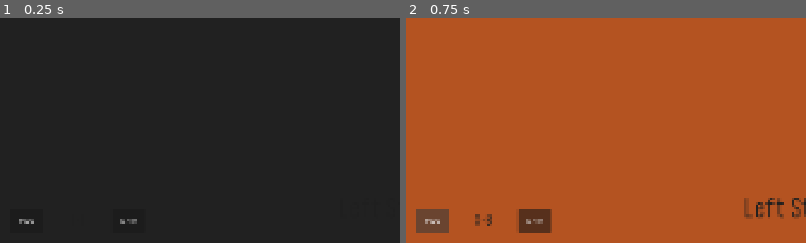
Above: before the commit, frames 1-2 (left to right).
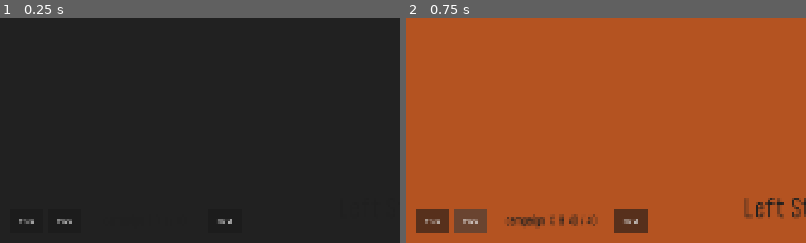
Above: after the commit, the same moments.

Repository: Ggross98/Godot-ChainReaction
Game: Godot game, scene res://scenes/game.tscn
Two runs of this game, one before a commit and one after it. Both use one fixed random seed, a clock stepped at 60 frames per second and the inputs below.
Inputs:
- Up to frame 1 (0.25 s): no input
- Up to frame 2 (0.75 s): click "Prev" at 0.5 s
The pictures show only the part of the screen within x 0-50%, y 50-100%; the shares and areas given below are measured in that part.

The runs differ from the first frame. In frame 1, 0.2% of the frame differs, in the area x 5-58%, y 89-92%; in frame 2, 3.0%, in the area x 4-61%, y 84-96%.

Commit message:
接入地图

Diff:
--- a/chain-reaction/data/maps/custom.json
+++ b/chain-reaction/data/maps/custom.json
@@ -88,9 +88,20 @@
 					"type": "movable",
 					"x": 2,
 					"y": 0
+				},
+				{
+					"orbits": [
+						[
+							"NE",
+							"SE"
+						]
+					],
+					"type": "movable",
+					"x": 2,
+					"y": 3
 				}
 			],
-			"height": 3,
+			"height": 4,
 			"id": "relay-race",
 			"name": "Relay Race",
 			"steps": 2,
--- a/chain-reaction/project.godot
+++ b/chain-reaction/project.godot
@@ -11,9 +11,9 @@
 [application]
 
 config/name="ChainReaction"
+run/main_scene="uid://ddmtdjkp4osy3"
 config/features=PackedStringArray("4.7", "GL Compatibility")
 config/icon="res://icon.svg"
-run/main_scene="res://scenes/game.tscn"
 
 [display]
 
--- a/chain-reaction/scenes/game.tscn
+++ b/chain-reaction/scenes/game.tscn
@@ -104,10 +104,15 @@
 anchor_bottom = 1.0
 offset_left = 24.0
 offset_top = -80.0
-offset_right = 420.0
+offset_right = 720.0
 offset_bottom = -24.0
 grow_vertical = 0
 theme_override_constants/separation = 12
+
+[node name="Pack" type="Button" parent="CanvasLayer/HUD/DebugBar"]
+custom_minimum_size = Vector2(80, 48)
+layout_mode = 2
+text = "Pack"
 
 [node name="Prev" type="Button" parent="CanvasLayer/HUD/DebugBar"]
 custom_minimum_size = Vector2(80, 48)
@@ -115,7 +120,7 @@
 text = "Prev"
 
 [node name="MapId" type="Label" parent="CanvasLayer/HUD/DebugBar"]
-custom_minimum_size = Vector2(140, 0)
+custom_minimum_size = Vector2(280, 0)
 layout_mode = 2
 horizontal_alignment = 1
 vertical_alignment = 1
--- /dev/null
+++ b/chain-reaction/scripts/app/game_launch.gd
@@ -0,0 +1,8 @@
+class_name GameLaunch
+extends RefCounted
+
+const CAMPAIGN := "res://data/maps/campaign.json"
+const CUSTOM := "res://data/maps/custom.json"
+
+static var pack_path: String = CAMPAIGN
+static var map_id: String = "1-1"
--- a/chain-reaction/scripts/app/game_session.gd
+++ b/chain-reaction/scripts/app/game_session.gd
@@ -46,6 +46,16 @@
 	if current_map == null:
 		return ""
 	return current_map.id
+
+
+func pack_path() -> String:
+	return _pack_path
+
+
+func hud_progress() -> String:
+	if pack == null or pack.maps.is_empty():
+		return "0 / 0"
+	return "%d / %d" % [map_index + 1, pack.maps.size()]
 
 
 func hud_title() -> String:
--- a/chain-reaction/scripts/game.gd
+++ b/chain-reaction/scripts/game.gd
@@ -1,13 +1,10 @@
 extends Node2D
 
 const _GameSession := preload("res://scripts/app/game_session.gd")
+const _GameLaunch := preload("res://scripts/app/game_launch.gd")
 const _ViewTransform := preload("res://scripts/view/view_transform.gd")
 const FONT := preload("res://assets/fonts/spagi.ttf")
-const TEX_RESTART := preload("res://assets/sprites/ui/T_arrow_circle.png")
-const TEX_HOME := preload("res://assets/sprites/ui/T_11_home_.png")
 
-const START_PACK := "res://data/maps/campaign.json"
-const START_MAP := "1-1"
 const FONT_SIZE := 60
 const FONT_COLOR := Color(0.123, 0.123, 0.123)
 
@@ -18,6 +15,7 @@
 @onready var state_label: Label = $CanvasLayer/HUD/StateInfo
 @onready var steps_label: Label = $CanvasLayer/HUD/LeftSteps
 @onready var map_id_label: Label = $CanvasLayer/HUD/DebugBar/MapId
+@onready var pack_button: Button = $CanvasLayer/HUD/DebugBar/Pack
 @onready var restart_button: TextureButton = $CanvasLayer/HUD/Buttons/Restart
 @onready var home_button: TextureButton = $CanvasLayer/HUD/Buttons/Home
 @onready var prev_button: Button = $CanvasLayer/HUD/DebugBar/Prev
@@ -29,12 +27,14 @@
 	_style_label(title_label)
 	_style_label(state_label)
 	_style_label(steps_label)
-	_style_label(map_id_label, 32)
+	_style_label(map_id_label, 28)
 	restart_button.pressed.connect(_on_restart)
 	home_button.pressed.connect(_on_home)
 	prev_button.pressed.connect(_on_prev)
 	next_button.pressed.connect(_on_next)
-	session.start_pack(START_PACK, START_MAP)
+	pack_button.pressed.connect(_on_pack)
+	session.start_pack(_GameLaunch.pack_path, _GameLaunch.map_id)
+	_sync_launch()
 	_refresh_hud()
 
 
@@ -42,6 +42,7 @@
 	session.pointer_move(board.pointer_logic())
 	session.advance(dt)
 	board.sync(session, dt)
+	_sync_launch()
 	_refresh_hud()
 
 
@@ -59,7 +60,14 @@
 	title_label.text = session.hud_title()
 	state_label.text = session.hud_state()
 	steps_label.text = session.hud_steps()
-	map_id_label.text = session.map_id()
+	var pack_name := "custom" if session.pack_path() == _GameLaunch.CUSTOM else "campaign"
+	map_id_label.text = "%s  %s  %s" % [pack_name, session.map_id(), session.hud_progress()]
+	pack_button.text = "Pack"
+
+
+func _sync_launch() -> void:
+	_GameLaunch.pack_path = session.pack_path()
+	_GameLaunch.map_id = session.map_id()
 
 
 func _style_label(label: Label, size: int = FONT_SIZE) -> void:
@@ -78,7 +86,20 @@
 
 func _on_prev() -> void:
 	session.goto_prev()
+	_sync_launch()
 
 
 func _on_next() -> void:
 	session.goto_next()
+	_sync_launch()
+
+
+func _on_pack() -> void:
+	if session.pack_path() == _GameLaunch.CAMPAIGN:
+		_GameLaunch.pack_path = _GameLaunch.CUSTOM
+		_GameLaunch.map_id = "relay-race"
+	else:
+		_GameLaunch.pack_path = _GameLaunch.CAMPAIGN
+		_GameLaunch.map_id = "1-1"
+	session.start_pack(_GameLaunch.pack_path, _GameLaunch.map_id)
+	_sync_launch()
--- /dev/null
+++ b/chain-reaction/tests/run_phase_d.gd
@@ -0,0 +1,179 @@
+extends SceneTree
+
+const _HexGrid := preload("res://scripts/core/hex_grid.gd")
+const _MapLoader := preload("res://scripts/content/map_loader.gd")
+const _Simulation := preload("res://scripts/core/simulation.gd")
+const _SimConstants := preload("res://scripts/core/sim_constants.gd")
+const _GameSession := preload("res://scripts/app/game_session.gd")
+const _GameLaunch := preload("res://scripts/app/game_launch.gd")
+const _BehaviorRegistry := preload("res://scripts/core/behaviors/behavior_registry.gd")
+
+var _failures: int = 0
+
+
+func _init() -> void:
+	print("=== Phase D tests ===")
+	_test_game_launch_defaults()
+	_test_campaign_wrap()
+	_test_custom_wrap()
+	_test_load_all_maps()
+	_test_one_five_smoke()
+	_test_relay_race_smoke()
+	print("=== %d failure(s) ===" % _failures)
+	quit(1 if _failures > 0 else 0)
+
+
+func _check(cond: bool, msg: String) -> void:
+	if cond:
+		print("  OK   %s" % msg)
+	else:
+		_failures += 1
+		print("  FAIL %s" % msg)
+
+
+func _expected_campaign_ids() -> PackedStringArray:
+	var ids := PackedStringArray()
+	for chapter in ["1", "2", "3", "4", "X"]:
+		for n in range(1, 9):
+			ids.append("%s-%d" % [chapter, n])
+	return ids
+
+
+func _test_game_launch_defaults() -> void:
+	print("-- GameLaunch")
+	_check(_GameLaunch.CAMPAIGN == "res://data/maps/campaign.json", "campaign path")
+	_check(_GameLaunch.CUSTOM == "res://data/maps/custom.json", "custom path")
+
+
+func _test_campaign_wrap() -> void:
+	print("-- campaign wrap")
+	var session = _GameSession.new()
+	_check(session.start_pack(_GameLaunch.CAMPAIGN, "X-8"), "loads X-8")
+	_check(session.map_id() == "X-8", "on last campaign map")
+	session.goto_next()
+	_check(session.map_id() == "1-1", "wraps to 1-1")
+	_check(session.hud_progress() == "1 / 40", "progress 1 / 40")
+
+
+func _test_custom_wrap() -> void:
+	print("-- custom wrap")
+	var session = _GameSession.new()
+	_check(session.start_pack(_GameLaunch.CUSTOM, "one-stroke"), "loads one-stroke")
+	_check(session.hud_progress() == "2 / 2", "progress 2 / 2")
+	session.goto_next()
+	_check(session.map_id() == "relay-race", "wraps to relay-race")
+	_check(session.hud_progress() == "1 / 2", "progress 1 / 2")
+
+
+func _test_load_all_maps() -> void:
+	print("-- load all maps")
+	_check_pack(_GameLaunch.CAMPAIGN, 40, _expected_campaign_ids())
+	_check_pack(_GameLaunch.CUSTOM, 2, PackedStringArray(["relay-race", "one-stroke"]))
+
+
+func _check_pack(path: String, expected_count: int, expected_ids: PackedStringArray) -> void:
+	var loader := _MapLoader.new()
+	var result = loader.load_pack_file(path)
+	_check(result.ok, "%s loads" % path)
+	_check(result.errors.is_empty(), "%s has no errors" % path)
+	if result.pack == null:
+		_check(false, "%s pack missing" % path)
+		return
+	_check(result.pack.maps.size() == expected_count, "%s has %d maps" % [path, expected_count])
+	var actual := PackedStringArray()
+	for m in result.pack.maps:
+		actual.append(m.id)
+	_check(actual == expected_ids, "%s map order" % path)
+	var inner := _WALL_INNER()
+	for m in result.pack.maps:
+		_check_map(m, inner)
+
+
+func _WALL_INNER() -> Rect2:
+	var r: float = _SimConstants.NUCLEI_RADIUS
+	var mn: Vector2 = _SimConstants.WALL_MIN + Vector2(r, r)
+	var mx: Vector2 = _SimConstants.WALL_MAX - Vector2(r, r)
+	return Rect2(mn, mx - mn)
+
+
+func _check_map(m, inner: Rect2) -> void:
+	var sim = _Simulation.new()
+	sim.setup(m)
+	var problems: PackedStringArray = PackedStringArray()
+	if sim.width != m.width or sim.height != m.height or sim.steps != m.steps:
+		problems.append("setup mismatch")
+	if sim.state != "waiting":
+		problems.append("not waiting after setup")
+	var cells := {}
+	for atom in m.atoms:
+		var key := "%d,%d" % [atom.x, atom.y]
+		if cells.has(key):
+			problems.append("duplicate %s" % key)
+		cells[key] = true
+		if not _HexGrid.is_in_map(m.width, m.height, atom.x, atom.y):
+			problems.append("oob %s" % key)
+		var world: Vector2 = _HexGrid.cell_to_world(m.width, m.height, atom.x, atom.y)
+		if not inner.has_point(world):
+			problems.append("wall %s at %s" % [key, str(world)])
+	sim.tick(1.0 / 60.0)
+	if sim.state != "waiting":
+		problems.append("not waiting after tick")
+	_check(problems.is_empty(), "%s loads (%s)" % [m.id, ",".join(problems) if not problems.is_empty() else "ok"])
+
+
+func _test_one_five_smoke() -> void:
+	print("-- 1-5 smoke")
+	var result = _MapLoader.new().load_pack_file(_GameLaunch.CAMPAIGN)
+	if not result.ok:
+		_check(false, "campaign load")
+		return
+	var m = result.pack.map_by_id("1-5")
+	_check(m != null, "1-5 exists")
+	if m == null:
+		return
+	var sim = _Simulation.new()
+	sim.setup(m)
+	var pressed := false
+	for atom in sim.atoms:
+		if atom.collapsed:
+			continue
+		if _BehaviorRegistry.of(atom.type).press_action() == "release":
+			pressed = sim.press_cell(atom.x, atom.y)
+			break
+	_check(pressed, "1-5 pressed a releasable atom")
+	sim.run_until_idle()
+	_check(sim.state == "waiting" or sim.state == "win" or sim.state == "lose", "1-5 idle after press")
+
+
+func _test_relay_race_smoke() -> void:
+	print("-- relay-race smoke")
+	var session = _GameSession.new()
+	_check(session.start_pack(_GameLaunch.CUSTOM, "relay-race"), "loads relay-race")
+	var catching := 0
+	var movable := 0
+	for atom in session.sim.atoms:
+		if atom.type == "catching":
+			catching += 1
+		if _BehaviorRegistry.of(atom.type).can_drag():
+			movable += 1
+	_check(catching == 1, "relay-race has catching")
+	_check(movable >= 1, "relay-race has movable")
+	var dragged := false
+	for atom in session.sim.atoms:
+		if _BehaviorRegistry.of(atom.type).can_drag():
+			var world: Vector2 = _HexGrid.cell_to_world(session.sim.width, session.sim.height, atom.x, atom.y)
+			dragged = session.pointer_press(world)
+			if dragged:
+				session.pointer_release(world)
+			break
+	_check(dragged, "can drag a movable")
+	_check(session.sim.width == 5, "relay-race width 5")
+	_check(session.sim.height == 4, "relay-race height 4")
+	_check(session.sim.steps == 2, "relay-race steps 2")
+	_check(session.sim.atoms.size() == 9, "relay-race has 9 atoms")
+	var cells := {}
+	for atom in session.sim.atoms:
+		cells["%d,%d" % [atom.x, atom.y]] = true
+		_check(_HexGrid.is_in_map(session.sim.width, session.sim.height, atom.x, atom.y), "relay-race (%d,%d) in map" % [atom.x, atom.y])
+	for key in ["0,1", "3,0", "3,2", "3,1", "1,0", "1,1", "1,2", "2,0", "2,3"]:
+		_check(cells.has(key), "relay-race has cell %s" % key)
Not shown, added: chain-reaction/scripts/app/game_launch.gd.uid
Not shown, added: chain-reaction/tests/run_phase_d.gd.uid
Not shown, changed: chain-reaction/data/maps/CONVERSION.md
